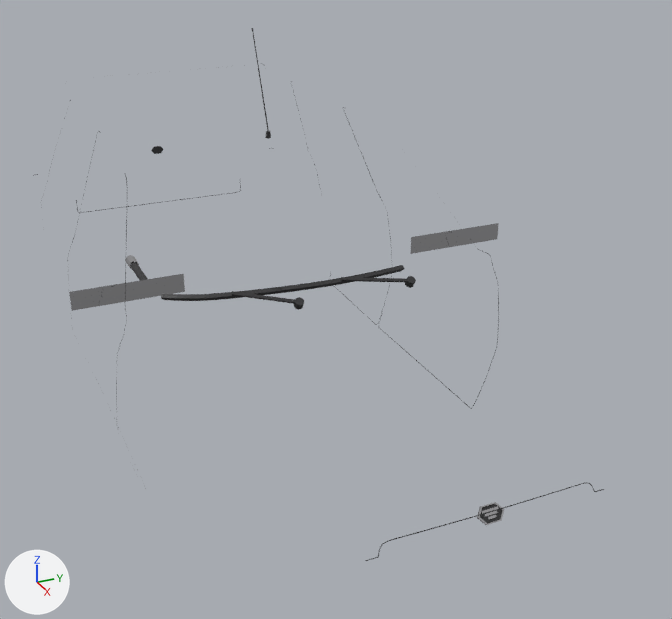
The glTF model veiculos/sketchfab/detalhe/furgaozinho/furgaozinho_detalhe.glb: old version first, new version second.
The view is the same before and after, from a 50 mm lens placed at (3.54, -1.22, 2.23), pointed at (0.34, 0.22, 0.64). Lighting does not change. The marker at lower left points along +X, +Y and +Z. The picture after the commit comes second.

Before the edit, the objects in view are built like this:
```python
me_det_body = bpy.data.meshes.new('det_body')
me_det_body.from_pydata(...)  # 504 vertices, 768 faces; spans x -1.69..0.92, y -0.59..0.28, z 0.17..1.73
# faces by material slot: [744, 24]
me_det_body.materials.append(mat_chassi)  # dark grey #2f2f30
me_det_body.materials.append(mat_cromo)  # light grey #ceced1
me_det_mirror_left = bpy.data.meshes.new('det_mirror_left')
me_det_mirror_left.from_pydata([(0.544, 0.45, 0.916), (0.544, 0.45, 0.986), (0.544, 0.851, 0.986), (0.544, 0.851, 0.916)], [], [(0, 1, 2), (0, 2, 3)])
me_det_mirror_left.materials.append(mat_cromo)  # light grey #ceced1
me_det_mirror_right = bpy.data.meshes.new('det_mirror_right')
me_det_mirror_right.from_pydata([(0.544, -0.852, 0.916), (0.544, -0.852, 0.986), (0.544, -0.457, 0.986), (0.544, -0.457, 0.916)], [], [(0, 1, 2), (0, 2, 3)])
me_det_mirror_right.materials.append(mat_cromo)  # light grey #ceced1
ob_det_body = bpy.data.objects.new('det_body', me_det_body)
ob_det_body.location = (0.0, 0.0, 0.0)
ob_det_mirror_left = bpy.data.objects.new('det_mirror_left', me_det_mirror_left)
ob_det_mirror_left.location = (0.0, 0.0, 0.0)
ob_det_mirror_right = bpy.data.objects.new('det_mirror_right', me_det_mirror_right)
ob_det_mirror_right.location = (0.0, 0.0, 0.0)
```
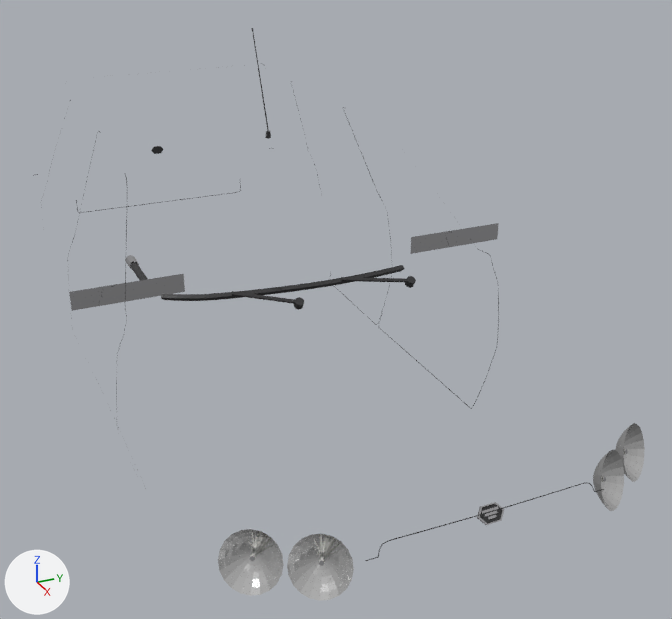
Changed parts and their boxes (x1, y1, x2, y2) in the pictures (672 x 619 px):
'det_headlight_right', added: after (218, 529, 354, 601)
    faces in mat_refletor (white #e7e7e7): (218, 529, 354, 601)
'det_headlight_left', added: after (593, 423, 645, 511)
    faces in mat_refletor (white #e7e7e7): (593, 423, 645, 511)

Edits to the bpy script that builds the scene:
```text
Add mat_refletor:
    mat_refletor = principled_material('refletor')
    mat_refletor.base_color = (0.8, 0.8, 0.8)  # white #e7e7e7
    mat_refletor.metallic = 1.0
    mat_refletor.roughness = 0.12
Add mat_luz_branca:
    mat_luz_branca = principled_material('luz_branca')
    mat_luz_branca.base_color = (0.8, 0.8, 0.76)  # white #e7e7e2
    mat_luz_branca.roughness = 0.1
Add me_det_headlight_right:
    me_det_headlight_right.from_pydata(...)  # 322 vertices, 584 faces; spans x 1.63..1.827, y -0.701..-0.394, z 0.547..0.723
    # faces by material slot: [72, 72, 440]
    me_det_headlight_right.materials.append(mat_cromo)  # light grey #ceced1
    me_det_headlight_right.materials.append(mat_luz_branca)  # white #e7e7e2
    me_det_headlight_right.materials.append(mat_refletor)  # white #e7e7e7
Add me_det_headlight_left:
    me_det_headlight_left.from_pydata(...)  # 322 vertices, 584 faces; spans x 1.63..1.827, y 0.394..0.701, z 0.547..0.723
    # faces by material slot: [72, 72, 440]
    me_det_headlight_left.materials.append(mat_cromo)  # light grey #ceced1
    me_det_headlight_left.materials.append(mat_luz_branca)  # white #e7e7e2
    me_det_headlight_left.materials.append(mat_refletor)  # white #e7e7e7
Add ob_det_headlight_right:
    ob_det_headlight_right = bpy.data.objects.new('det_headlight_right', me_det_headlight_right)
    ob_det_headlight_right.location = (0.0, 0.0, 0.0)
Add ob_det_headlight_left:
    ob_det_headlight_left = bpy.data.objects.new('det_headlight_left', me_det_headlight_left)
    ob_det_headlight_left.location = (0.0, 0.0, 0.0)
```
